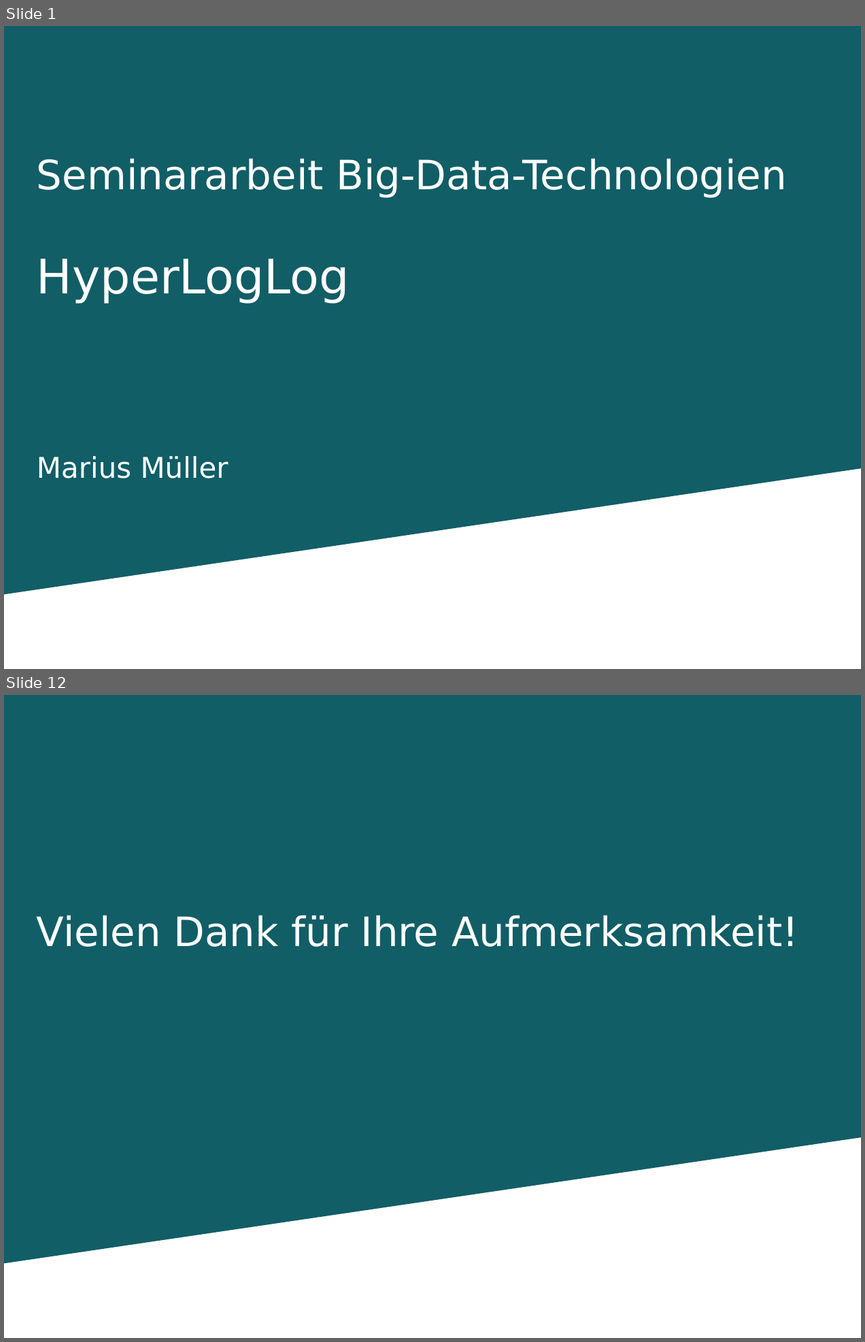
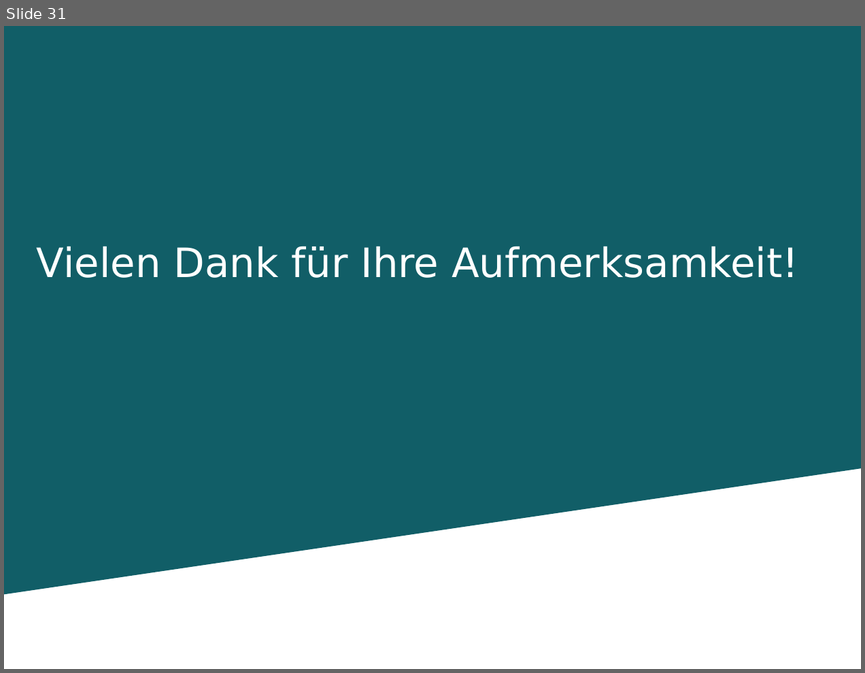
Before and after one commit to DwieDave/gedcom.js, a slide deck: doc/Teamprojekt_GedcomJS_MariusMueller_DavidGruber.pptx. Shown one above the other, each under a label of ours: slides 1 and 12 before the commit, slide 31 after it; the slides between them are not shown. The pictures are 865x1342 and 865x673 pixels, drawn with LibreOffice and Linux fonts; fonts in the diff are those of the drawing; background and template pictures are left out. Boxes give left, top, right and bottom in pixels: in the first picture for what was removed or moved away, otherwise in the second. Text is boxed around its words. In the diff, an @@ line names an element or a change of style, - is before the commit and + after.

```diff
--- a/doc/Teamprojekt_GedcomJS_MariusMueller_DavidGruber.pptx
+++ b/doc/Teamprojekt_GedcomJS_MariusMueller_DavidGruber.pptx
@@ slide 1 removed at box(4, 26, 861, 669), background #FFFFFF; not listed: 1 template element that a slide beside it also shows @@
@@ text removed at box(28, 145, 837, 375) @@
-Seminararbeit Big-Data-Technologien
-HyperLogLog
-Marius Müller
@@ what was slide 12 is now slide 31 @@
```
Also in this commit, not shown: 10 slides changed, 20 slides added, 3 other files.
